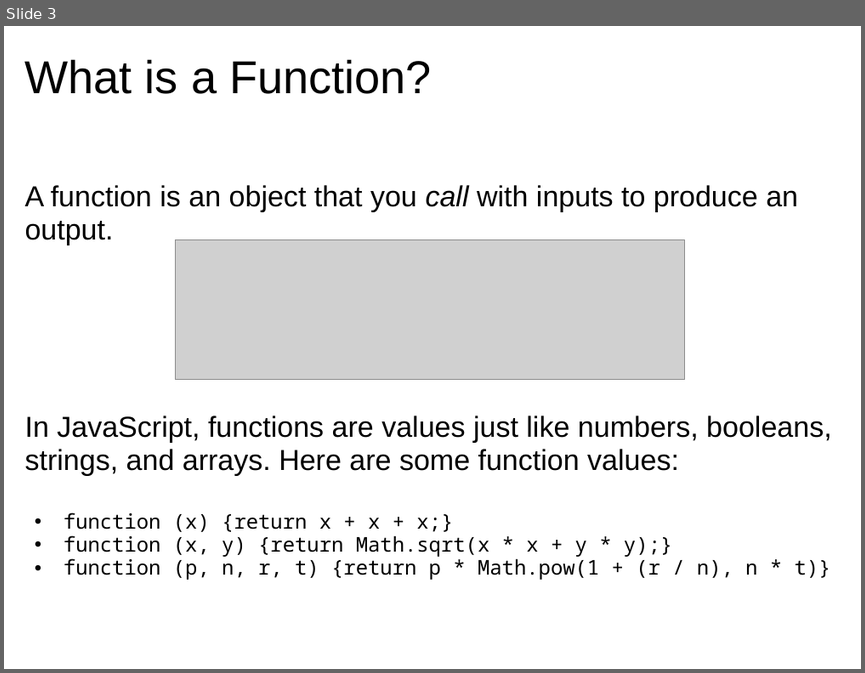
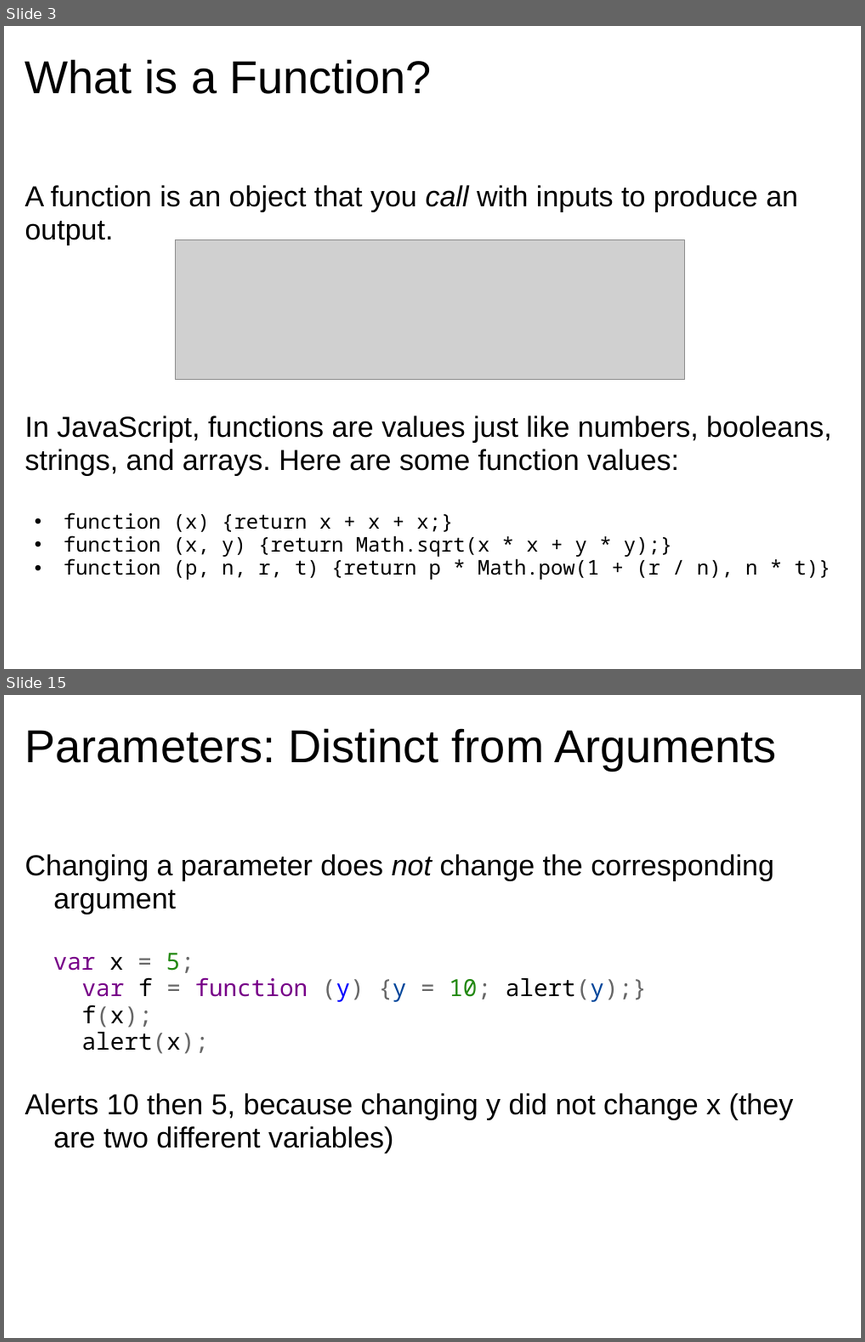
Before and after one commit to dondi/javascript-book, a slide deck: presentations/Chapter_5_Presentation.ppt. Shown one above the other, each under a label of ours: slide 3 before the commit, slides 3 and 15 after it; the slides between them are not shown. The pictures are 865x673 and 865x1342 pixels, drawn with LibreOffice and Linux fonts; fonts in the diff are those of the drawing; grey boxes stand for pictures; background and template pictures are left out. Boxes give left, top, right and bottom in pixels: in the first picture for what was removed or moved away, otherwise in the second. Text is boxed around its words. In the diff, an @@ line names an element or a change of style, - is before the commit and + after.

```diff
--- a/presentations/Chapter_5_Presentation.ppt
+++ b/presentations/Chapter_5_Presentation.ppt
@@ slide 15 added at (x1=4, y1=695, x2=861, y2=1338), background picture (left out) @@
@@ title added at (x1=25, y1=728, x2=777, y2=771), 43 pt, text #000000 @@
+Parameters: Distinct from Arguments
@@ text added at (x1=25, y1=854, x2=794, y2=1153), 27 pt, text #000000 @@
+  Changing a parameter does not change the corresponding argument
+  var x = 5;
+  var f = function (y) {y = 10; alert(y);}
+  f(x);
+  alert(x);
+  Alerts 10 then 5, because changing y did not change x (they are two different variables)
```
Also in this commit, not shown: 6 slides changed, 38 other slides added.
